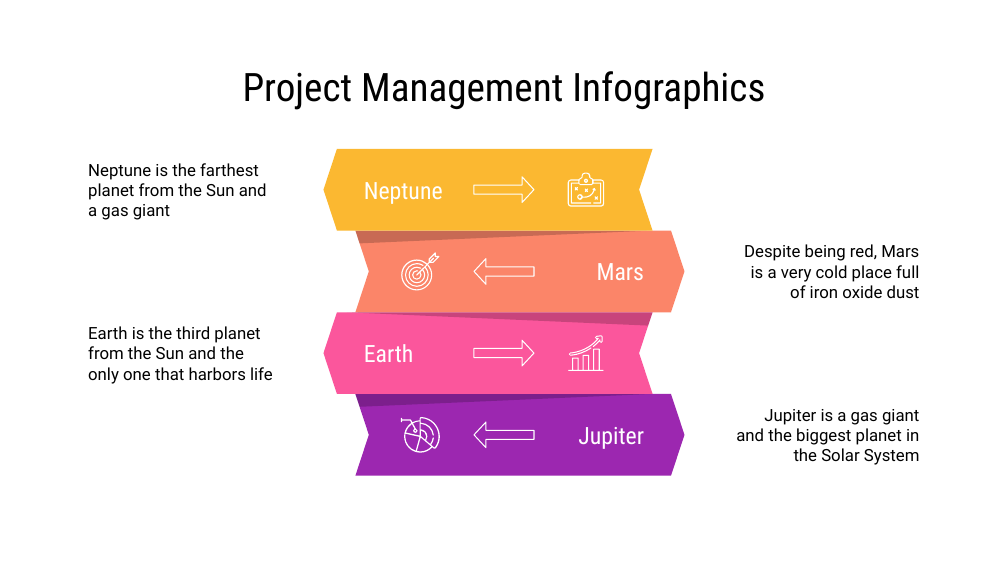
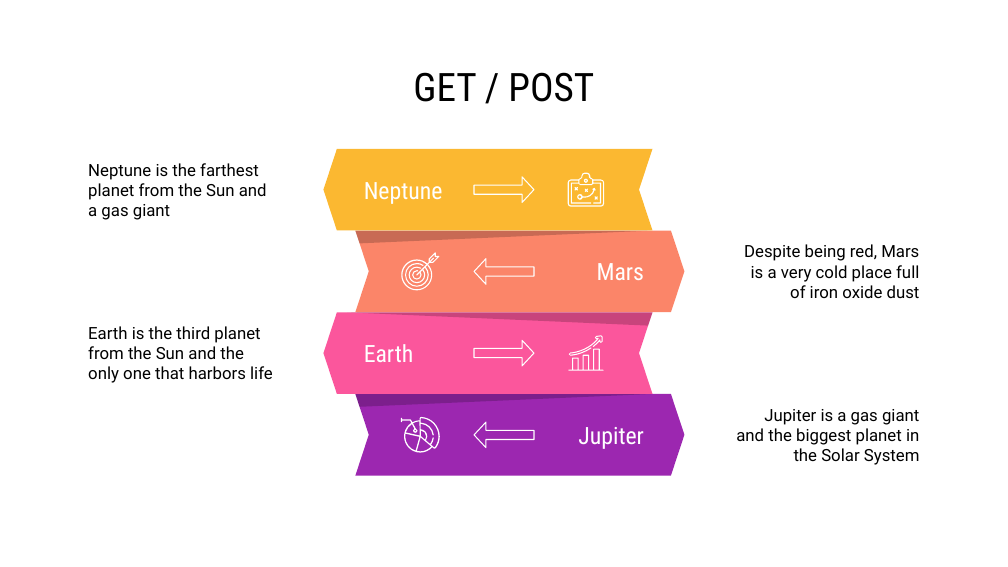
Before and after one commit to marianomorel/maestria-repo, a slide deck: slide 15 of Concurso - TIA - Regular/INFOGRAFIA - CONCURSO - MARIANO MOREL.pptx (slide 33 before the commit). Drawn at 1008x567 pixels with LibreOffice and Linux fonts; fonts in the diff are those of the drawing. Boxes give left, top, right and bottom in pixels: in the first picture for what was removed or moved away, otherwise in the second. Text is boxed around its words. In the diff, an @@ line names an element or a change of style, - is before the commit and + after.

Commit message:
fff

```diff
--- a/Concurso - TIA - Regular/INFOGRAFIA - CONCURSO - MARIANO MOREL.pptx
+++ b/Concurso - TIA - Regular/INFOGRAFIA - CONCURSO - MARIANO MOREL.pptx
@@ title at <box>413,72,594,102</box>: text changed @@
-Project Management Infographics
+GET / POST
@@ freeform shape at <box>401,252,439,290</box>: outline redrawn @@
```
Also in this commit, not shown: 32 other slides changed.
